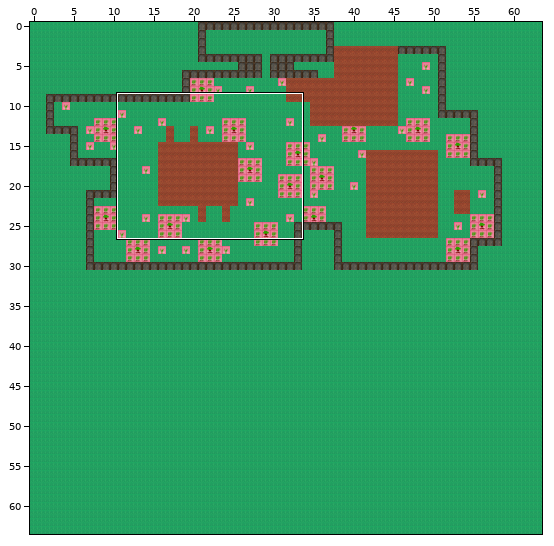
Tiled map: assets/tiled/mapFarm.tmx. Above, an overview of the earlier version with the close-up marked.
Close-up. The starting point:
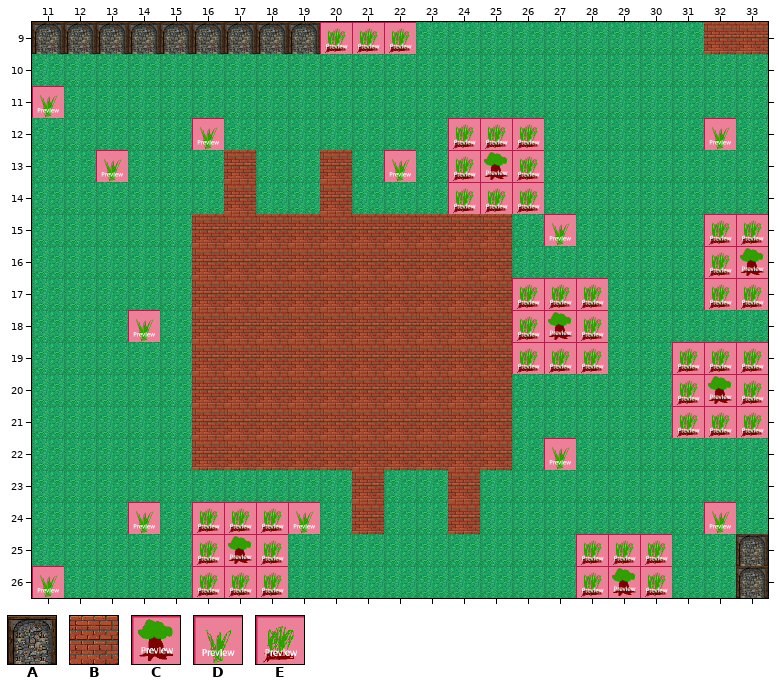
Cells are 64x64 px. Shown: x 11..33, y 9..26. The commit also changed other parts of the map, which this record leaves out.
Key: from "tileset": A 8, B 9, C 10, D 18, E 26.
_ is an empty cell.
Layers that did not change in this view are not listed.
Layer "walls" before, first column x 11:
 9 AAAAAAAAAEEE_________BB
10 _______________________
11 D______________________
12 _____D_______EEE_____D_
13 __D___B__B_D_ECE_______
14 ______B__B___EEE_______
15 _____BBBBBBBBBB_D____EE
16 _____BBBBBBBBBB______EC
17 _____BBBBBBBBBBEEE___EE
18 ___D_BBBBBBBBBBECE_____
19 _____BBBBBBBBBBEEE__EEE
20 _____BBBBBBBBBB_____ECE
21 _____BBBBBBBBBB_____EEE
22 _____BBBBBBBBBB_D______
23 __________B__B_________
24 ___D_EEED_B__B_______D_
25 _____ECE_________EEE__A
26 D____EEE_________ECE__A
After the commit:
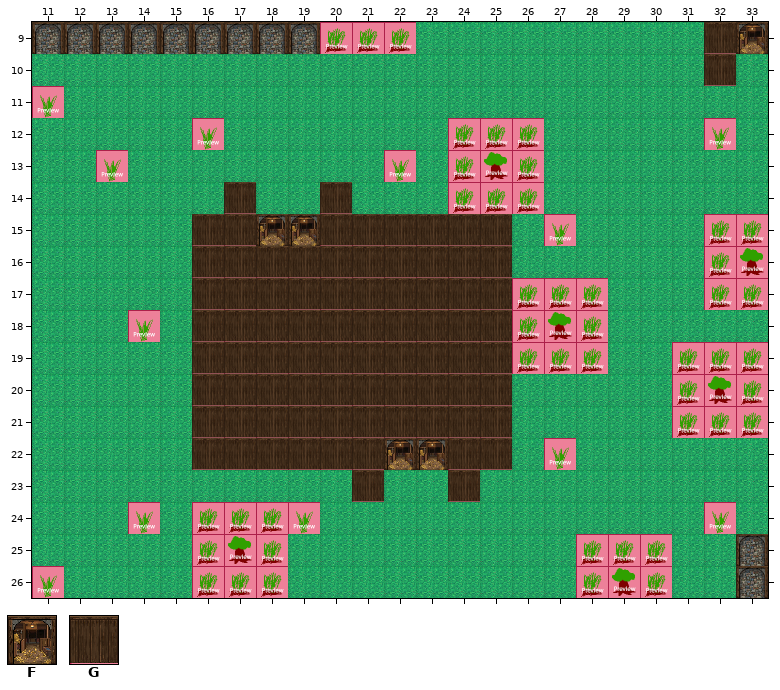
Further tiles: from "tileset": F 16, G 24.
Difference:
Layer "walls":
y 9: x 32..33 BB -> GF
y 10: x 32 _ -> G
y 13: x 17 B -> _; x 20 B -> _
y 14: x 17 B -> G; x 20 B -> G
y 15: x 16..25 BBBBBBBBBB -> GGFFGGGGGG
y 16..21: x 16..25 BBBBBBBBBB -> GGGGGGGGGG
y 22: x 16..25 BBBBBBBBBB -> GGGGGGFFGG
y 23: x 21 B -> G; x 24 B -> G
y 24: x 21 B -> _; x 24 B -> _
